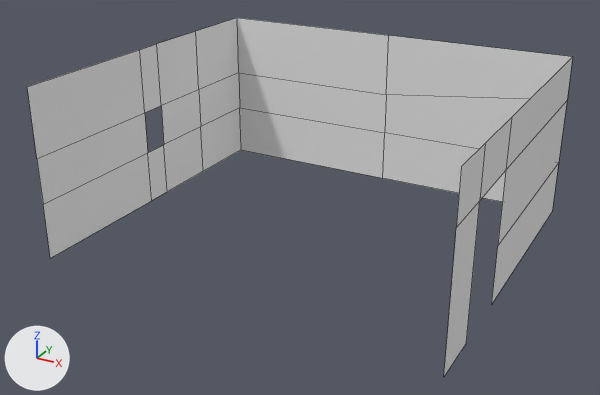
The FBX model VR escaper room/Assets/Stan/Models/Rooms/Kantoor.fbx as it was, and as the next commit left it.
Before and after are seen from a camera (50 mm lens) standing at (6.24, -11.93, 6.61) and looking at (-0.11, -0.39, 0.84). The lights are fixed; the arrows at lower left show +X, +Y and +Z. Mesh edges are drawn as thin lines. Where no turn or scale is listed for an object, it has been applied to the vertices.

The older version as bpy lines, for what is in view:
```python
me_cube_010 = bpy.data.meshes.new('Cube.010')
me_cube_010.from_pydata(...)  # 38 vertices, 23 faces; spans x -3.5..3.5, y -3.0..3.0, z 0.0..3.0
# before: 0 (3.5, 3.0, 3.0) at pixel (572, 56), 2 (3.5, -0.88, 0.0) at pixel (491, 304), 3 (3.5, -2.08, 0.0) at pixel (466, 343), 5 (3.5, 3.0, 2.21) at pixel (567, 100), 6 (3.5, -0.88, 2.21) at pixel (505, 170)
# before: 7 (3.5, -2.08, 2.2) at pixel (479, 200), 8 (3.5, -3.0, 0.0) at pixel (443, 377), 9 (3.5, -3.0, 3.0) at pixel (461, 166), 10 (3.5, -3.0, 2.2) at pixel (456, 227), 11 (3.5, -0.88, 1.0) at pixel (497, 246)
# before: 12 (3.5, 3.0, 1.0) at pixel (558, 162), 13 (-3.5, -3.0, 1.8) at pixel (36, 158), 14 (-3.5, -3.0, 3.0) at pixel (27, 86), 15 (3.5, 3.0, 0.0) at pixel (552, 211), 16 (-3.5, -3.0, 0.0) at pixel (50, 258)
# before: 17 (-3.5, 3.0, 1.8) at pixel (238, 72), 18 (-3.5, 3.0, 3.0) at pixel (237, 17), 19 (-3.5, 3.0, 0.0) at pixel (241, 149), 20 (0.0, 3.0, 0.0) at pixel (382, 178), 21 (0.0, 3.0, 1.8) at pixel (386, 94)
# before: 22 (0.0, 3.0, 3.0) at pixel (388, 35), 32 (-3.5, -3.0, 1.0) at pixel (43, 204), 33 (-3.5, 3.0, 1.0) at pixel (239, 107), 34 (0.0, 3.0, 1.0) at pixel (384, 132)
ob_cube_001 = bpy.data.objects.new('Cube.001', me_cube_010)
ob_cube_001.location = (0.0, 0.0, 0.0)
```
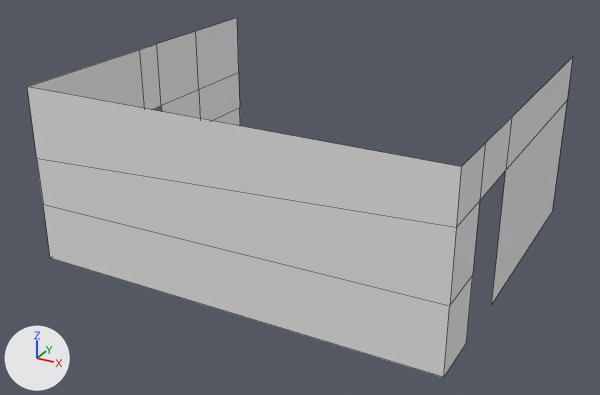
Pixel boxes [x1, y1, x2, y2] of what changed, in the pictures (600 x 395 px; the box of a moved part takes in the faces that stretch with it):
'Cube.001', reshaped
    before: [27, 18, 573, 376]
    after: [27, 18, 573, 377]
part 1 of me_cube_010, moved or reshaped
    before: [237, 18, 572, 376]
    after: [27, 87, 559, 377]

Patch to the scene script:
```diff
--- a/VR escaper room/Assets/Stan/Models/Rooms/Kantoor.fbx.py
+++ b/VR escaper room/Assets/Stan/Models/Rooms/Kantoor.fbx.py
@@ me_cube_010 @@
 me_cube_010.from_pydata(...)  # 38 vertices, 23 faces; spans x -3.5..3.5, y -3.0..3.0, z 0.0..3.0
 # used by ob_cube_001; location = (0.0, 0.0, 0.0)
 # verts and faces of me_cube_010; kept vertices keep their numbers, new ones are numbered from 38
+# me_cube_010 part 1
+delete_vertices([11, 12, 20, 21, 22, 34])  # with the faces that use them
+delete_faces([(3, 8, 10, 7)])
+verts[38] = (3.5, -2.08, 1.1)  # pixel (472, 274)
+verts[39] = (3.5, -3.0, 1.1)  # pixel (449, 305)
+faces += [(2, 6, 5, 15), (7, 38, 39, 10), (3, 8, 39, 38), (8, 16, 32, 39), (10, 39, 32, 13), (9, 10, 13, 14)]
```
